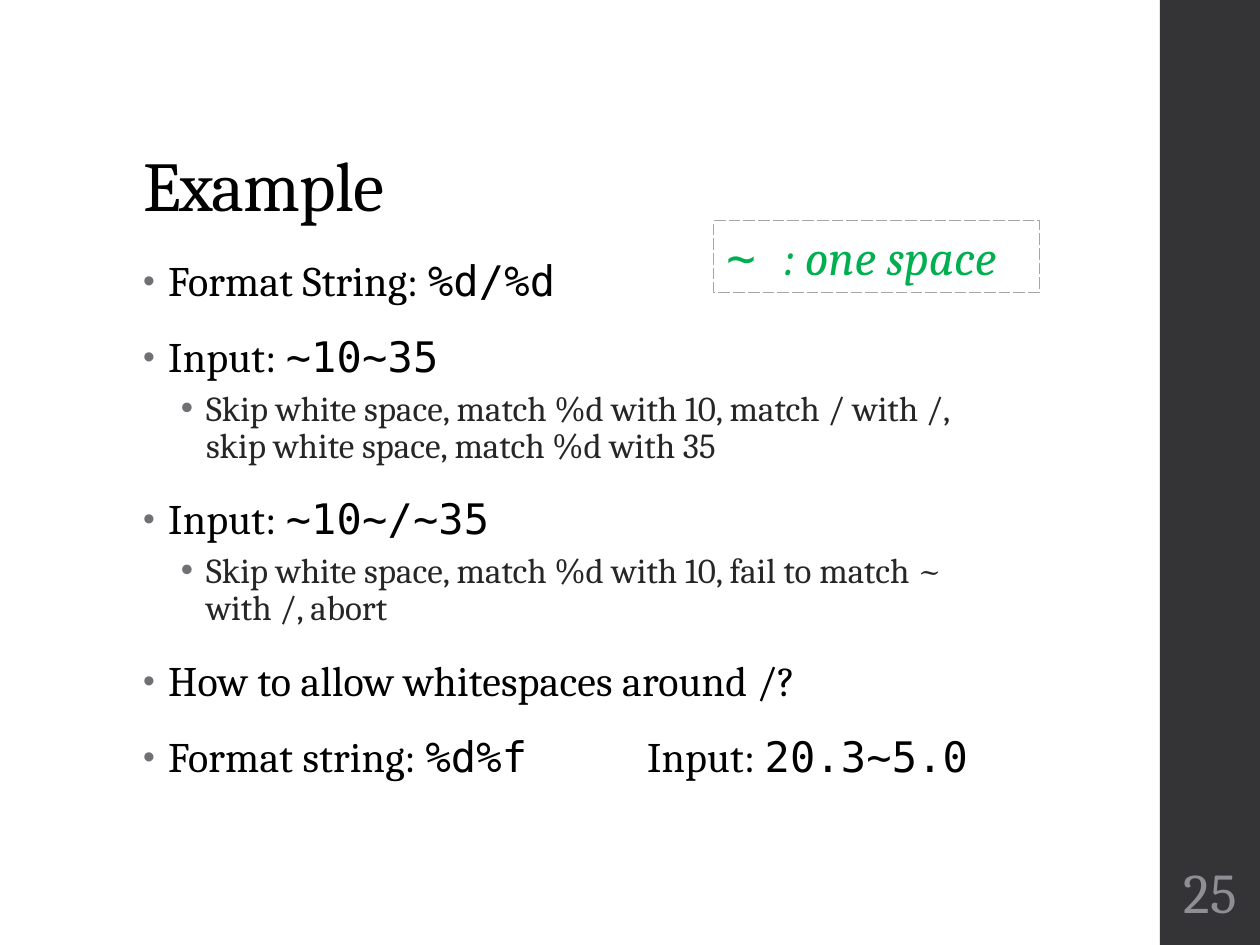
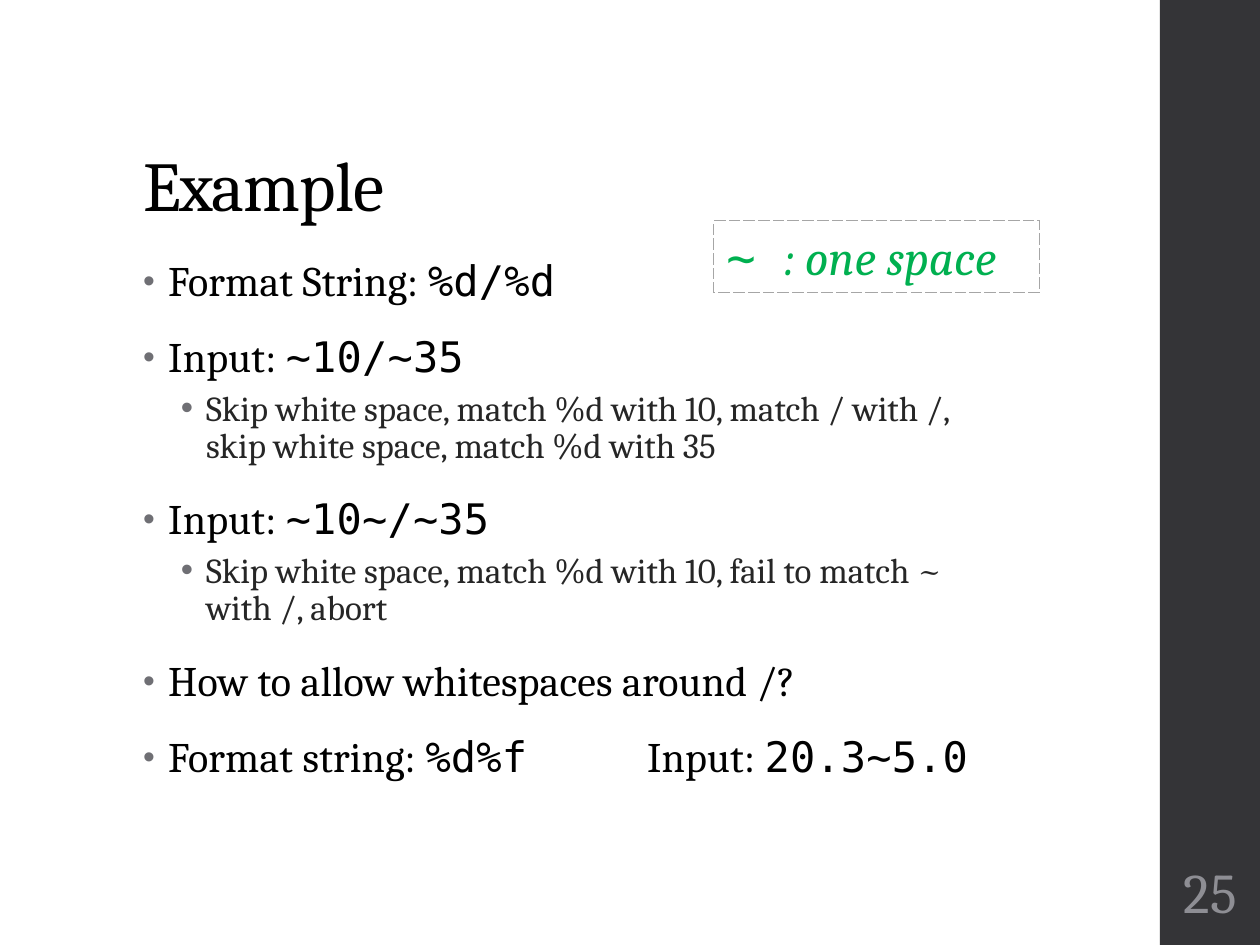
Before and after one commit to geneti/cse220_2020fall, a slide deck: slide 25 of Lectures/cse220-04-input-output.pptx. Drawn at 1260x945 pixels with LibreOffice and Linux fonts; fonts in the diff are those of the drawing. Boxes give left, top, right and bottom in pixels: in the first picture for what was removed or moved away, otherwise in the second. Text is boxed around its words. In the diff, an @@ line names an element or a change of style, - is before the commit and + after.

Commit message:
lecture 4

```diff
--- a/Lectures/cse220-04-input-output.pptx
+++ b/Lectures/cse220-04-input-output.pptx
@@ text at (168, 340, 464, 381): text changed; font Cambria to DejaVu Sans Mono @@
-• Input: ~10~35
+• Input: ~10/~35
```
Also in this commit, not shown: 1 slide added, 1 slide removed, 5 other files.
